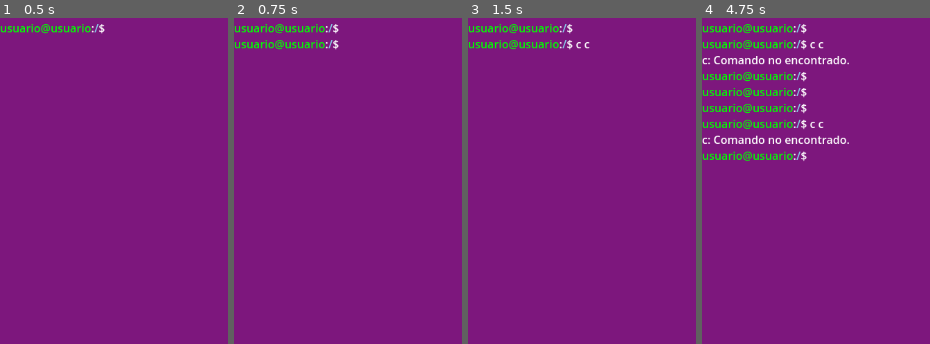
Above: before the commit, frames 1-4 (left to right).
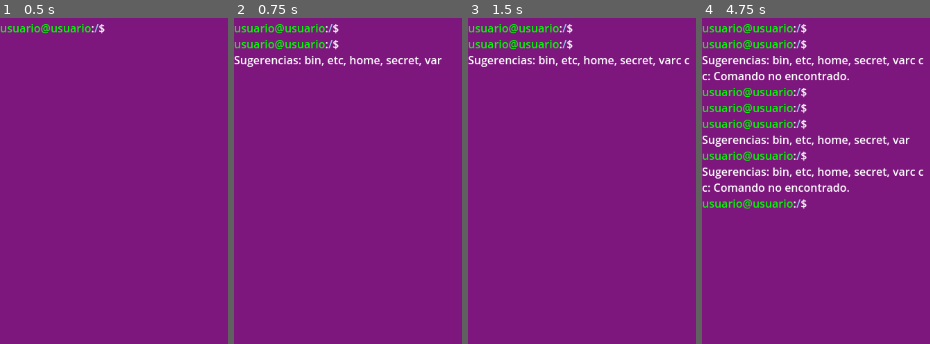
Above: after the commit, the same moments.

Repository: GuillermoAsir/juego_tfg
Game: Godot game, scene res://game.tscn
Same seed, same stepped clock (60 frames per second), same inputs: the game is played once before the commit and once after it.
Inputs:
- Up to frame 1 (0.5 s): no input
- Up to frame 2 (0.75 s): tap Enter at 0.5 s; tap Tab at 0.6 s
- Up to frame 3 (1.5 s): tap C at 0.8, 1.35 s; tap Space at 1.25 s
- Up to frame 4 (4.75 s): tap Enter at 1.55, 2, 2.1, 3.5, 4.55 s; tap Backspace at 2.3, 2.85 s; tap Space at 2.75, 4.25 s; tap Tab at 3.05, 3.6 s; tap C at 3.8, 4.35 s

Frame 1 is identical in both runs. In frame 2, 1.2% of the frame differs, in the area x 0-92%, y 11-16%; in frame 3, 1.4%; in frame 4, 7.0%, in the area x 0-98%, y 7-59%.

Commit message:
funcionan las tabulaciones

Diff:
--- a/terminal.gd
+++ b/terminal.gd
@@ -104,9 +104,11 @@
 			dir.make_dir("home/usuario1/Descargas")
 			dir.make_dir("home/usuario1/Escritorio")
 
+
+
 func _input(event):
 	if event is InputEventKey and event.pressed:
-		# Si el panel nano está visible y el editor tiene el foco, ignoramos otros eventos
+		# Ignorar eventos si el panel nano está visible y el editor tiene el foco
 		if nano_panel.visible and editor.has_focus():
 			return
 
@@ -115,46 +117,62 @@
 			mision2_popup.visible = false
 			return
 
-		# Si el sistema de diálogo está activo, procesamos el avance del diálogo
+		# Si el sistema de diálogo está activo, avanzamos con Enter
 		if dialog_active:
 			if event.keycode == KEY_ENTER:
-				advance_dialog()  # Avanzar al siguiente diálogo
+				advance_dialog()
 				return
 
-		# Manejo del comando Ctrl+C para detener el ping
-		if event.keycode == KEY_C and event.ctrl_pressed and ping_active:
-			ping_active = false
-			if is_instance_valid(ping_timer):
-				ping_timer.queue_free()
-				ping_timer = null
-			var summary = "^C\n---" + ping_host + " ping statistics---\n"
-			summary += str(ping_seq - 1) + " packets transmitted, " + str(ping_seq - 1) + " received, 0% packet loss\n"
-			var min_time = rtt_times.min() if rtt_times.size() > 0 else 0.0
-			var max_time = rtt_times.max() if rtt_times.size() > 0 else 0.0
-			var avg_func = func(a, b): return a + b
-			var avg_time = rtt_times.reduce(avg_func) / rtt_times.size() if rtt_times.size() > 0 else 0.0
-			var variance_func = func(a, b): return a + pow(b - avg_time, 2)
-			var mdev = sqrt(rtt_times.reduce(variance_func, 0.0) / rtt_times.size()) if rtt_times.size() > 0 else 0.0
-			summary += "rtt min/avg/max/mdev=%.3f/%.3f/%.3f/%.3f ms\n" % [min_time, avg_time, max_time, mdev]
-			history_text += summary
-			history.text = history_text
-			show_prompt()
+		# Autocompletado con Tab
+		if event.keycode == KEY_TAB:
+			autocomplete_command()
 			return
 
 		# Procesar comandos normales
 		if event.keycode == KEY_ENTER:
 			process_command(current_command.strip_edges())
-			current_command = ""  # Limpiamos el comando actual después de procesarlo
+			current_command = ""
 		elif event.keycode == KEY_BACKSPACE:
 			if current_command.length() > 0:
-				# Borramos un carácter de current_command
 				current_command = current_command.left(current_command.length() - 1)
-				# También eliminamos el último carácter del comando sin afectar el prompt
 				history.text = history_text + current_command
 		elif event.unicode > 0:
 			var char_input = char(event.unicode)
 			current_command += char_input
 			history.text = history_text + current_command
+func autocomplete_command():
+	# Dividir el comando actual en partes (por ejemplo, "cd Documents")
+	var parts = current_command.strip_edges().split(" ")
+	var last_part = parts[-1]  # Última parte del comando (lo que se está escribiendo)
+
+	# Obtener el directorio actual
+	var full_path = get_full_path()
+	var dir = DirAccess.open(full_path)
+	if not dir:
+		return
+
+	# Obtener archivos y carpetas en el directorio actual
+	var dirs = dir.get_directories()
+	var files = dir.get_files()
+	var all_items = dirs + files
+
+	# Filtrar coincidencias basadas en la última parte del comando
+	var matches = []
+	for item in all_items:
+		if item.begins_with(last_part):
+			matches.append(item)
+
+	# Manejar las coincidencias
+	if matches.size() == 1:
+		# Si hay una única coincidencia, autocompletar
+		var completed = matches[0]
+		current_command = " ".join(parts.slice(0, -1)) + " " + completed
+		history.text = history_text + current_command
+	elif matches.size() > 1:
+		# Si hay múltiples coincidencias, mostrar sugerencias
+		var suggestions = "\nSugerencias: " + ", ".join(matches)
+		history_text += suggestions
+		history.text = history_text
 
 func get_full_path():
 	var normalized = current_path
